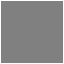
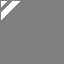
Two versions of the same layered image (64×64). Layer-by-layer changes:
added layer "Layer #14" above "Layer #13" over <box>1,1,21,21</box>
hid group "outline" (2 layers) over <box>0,0,64,64</box>
hid group "container" (2 layers) over <box>0,0,64,64</box>
hid group "rounded header" (2 layers) over <box>0,0,64,64</box>
